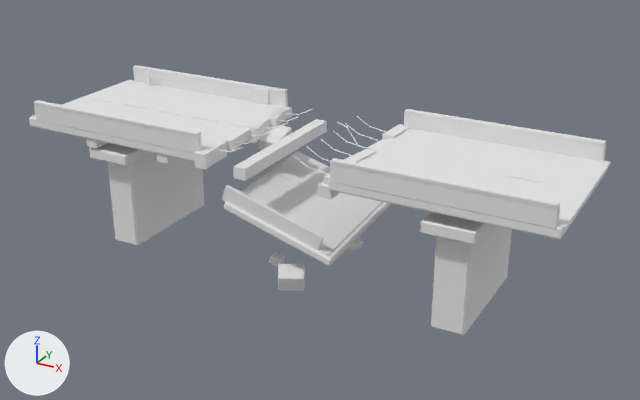
A saved change to the glTF model godot/assets/models/scenery/submerged_street/broken_viaduct/broken_viaduct.glb.
The view is the same before and after, from a 50 mm lens placed at (19.4, -33.2, 20.1), pointed at (0.9, 0.3, 3.3). The lights are fixed; the arrows at lower left show +X, +Y and +Z. The picture after the commit comes second. Vertices at exactly the same position are counted once.

Names of what the first picture shows: 'broken_viaduct'.
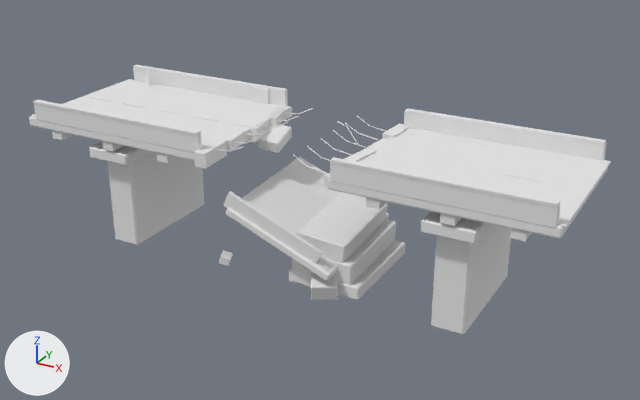
Boxes [x1, y1, x2, y2] around the edits, measured in the pictures (640 x 400 px; the box of a moved part takes in the faces that stretch with it):
part 1 of me_broken_viaduct, moved or reshaped: before [318, 181, 340, 200]; after [367, 138, 385, 149]
part 2 of me_broken_viaduct, moved or reshaped: before [224, 152, 391, 266]; after [226, 157, 389, 281]
part 3 of me_broken_viaduct, moved or reshaped: before [228, 151, 382, 256]; after [230, 157, 342, 271]
part 4 of me_broken_viaduct, moved or reshaped: before [222, 185, 324, 249]; after [223, 191, 323, 263]
part 5 of me_broken_viaduct, added: after [289, 240, 405, 300]
part 6 of me_broken_viaduct, moved or reshaped (mostly hidden): before [86, 138, 108, 148]; after [52, 130, 73, 140]
part 7 of me_broken_viaduct, moved or reshaped (mostly hidden afterwards): before [233, 119, 327, 181]; after [103, 141, 124, 151]
part 8 of me_broken_viaduct, added (mostly hidden): after [366, 197, 388, 209]
part 9 of me_broken_viaduct, added (mostly hidden): after [440, 213, 462, 226]
part 10 of me_broken_viaduct, added (mostly hidden): after [510, 228, 532, 242]
part 11 of me_broken_viaduct, moved or reshaped: before [278, 264, 305, 291]; after [311, 272, 338, 300]
part 12 of me_broken_viaduct, moved or reshaped (not visible afterwards): before [269, 252, 285, 267]
part 13 of me_broken_viaduct, added: after [219, 250, 233, 266]
part 14 of me_broken_viaduct, added: after [291, 219, 396, 298]
part 15 of me_broken_viaduct, added: after [293, 192, 388, 296]
part 16 of me_broken_viaduct, moved or reshaped: before [31, 69, 606, 229]; after [31, 68, 607, 228]

Edits to the bpy script that builds the scene:
```text
Change me_broken_viaduct:
    used by ob_broken_viaduct; location = (0.0, 0.0, 0.0)
    remove me_broken_viaduct.from_pydata(...)  # 876 vertices, 1484 faces; spans x -13.2..13.2, y -4.0..4.0, z 0.0..7.2
    add me_broken_viaduct.from_pydata(...)  # 988 vertices, 1684 faces; spans x -13.2..13.2, y -4.0..4.0, z 0.0..7.2
    me_broken_viaduct part 1: the loose piece of 8 vertices spanning x 3.0..3.6, y -3.6..3.8, z 5.4..5.9 is scaled about its middle by (0.73, 0.188, 0.945), then moved by (0.2, 1.1, 0.4)
    me_broken_viaduct part 2: the loose piece of 24 vertices spanning x -2.4..3.4, y -3.5..4.0, z 1.9..4.0 is scaled about its middle by (0.962, 1, 1.28), then moved by (0.0, 0.0, -0.5)
    me_broken_viaduct part 3: the loose piece of 8 vertices spanning x -2.2..3.2, y -3.4..3.9, z 2.4..4.1 is scaled about its middle by (0.962, 1, 1.3), then moved by (0.0, 0.0, -0.5)
    me_broken_viaduct part 4: the loose piece of 8 vertices spanning x -2.1..2.9, y -3.4..-2.9, z 2.5..4.8 is multiplied about its middle by the matrix ((0.995, 0.0, 0.1), (0.0, 1.0, 0.006), (-0.1, -0.006, 0.995)), then moved by (0.0, 0.0, -0.5)
    me_broken_viaduct part 5: the loose piece of 24 vertices spanning x 8.0..9.5, y -2.8..3.0, z 0.1..4.8 is copied, and the copy is scaled about its middle by (2.55, 0.904, 0.125), then moved by (-6.2, 0.2, -2.0); it spans x 0.7..4.3, y -2.3..2.9, z 0.1..0.8
    me_broken_viaduct part 6: the loose piece of 8 vertices spanning x -9.6..-9.0, y -3.6..3.8, z 5.4..5.9 is moved by (-2.2, 0.0, 0.0)
    me_broken_viaduct part 7: the loose piece of 8 vertices spanning x -1.2..-0.6, y -3.6..3.8, z 5.4..5.9 is moved by (-7.4, 0.0, 0.0)
    me_broken_viaduct part 8: a new loose piece, a box spanning x 5.2..5.8, y -3.62..3.78, z 5.4..5.95, in mat_sea_matte (white #e7e7e7)
    me_broken_viaduct part 9: a new loose piece, a box spanning x 8.4..9.0, y -3.62..3.78, z 5.4..5.95, in mat_sea_matte (white #e7e7e7)
    me_broken_viaduct part 10: a new loose piece, a box spanning x 11.2..11.8, y -3.62..3.78, z 5.4..5.95, in mat_sea_matte (white #e7e7e7)
    me_broken_viaduct part 11: the loose piece of 24 vertices spanning x 0.2..1.8, y -3.3..-1.7, z 0.0..1.1 is moved by (1.7, 0.0, 0.0)
    me_broken_viaduct part 12: the loose piece of 24 vertices spanning x -0.8..-0.2, y -1.6..-1.0, z 0.3..0.8 is moved by (2.8, 4.0, -0.2)
    me_broken_viaduct part 13: the loose piece of 24 vertices spanning x -0.8..-0.2, y -1.6..-1.0, z 0.3..0.8 is copied, and the copy is turned 28.6 degrees about the z axis through its middle and scaled by 1.09, then moved by (-2.4, -0.8, -0.2); it spans x -3.3..-2.5, y -2.5..-1.7, z 0.1..0.6
    me_broken_viaduct part 14: a new loose piece of 24 vertices spanning x 0.7..3.9, y -2.4..2.9, z 0.0..1.9, in mat_sea_matte (white #e7e7e7)
    me_broken_viaduct part 15: a new loose piece of 24 vertices spanning x 0.6..3.6, y -2.4..3.0, z 0.0..2.8, in mat_sea_matte (white #e7e7e7)
    me_broken_viaduct part 16: 4 vertices moved from x -2.9..12.9, y -3.5..3.9, z 7.0 to x -2.9..12.9, y -3.5..3.9, z 6.3; 132 vertices removed from x -13.1..13.1, y -3.7..3.9, z 5.8..7.1; 124 vertices added at x -13.1..13.1, y -3.7..3.9, z 6.2..7.2
    other edits to the shape of me_broken_viaduct do not show in these pictures
```
